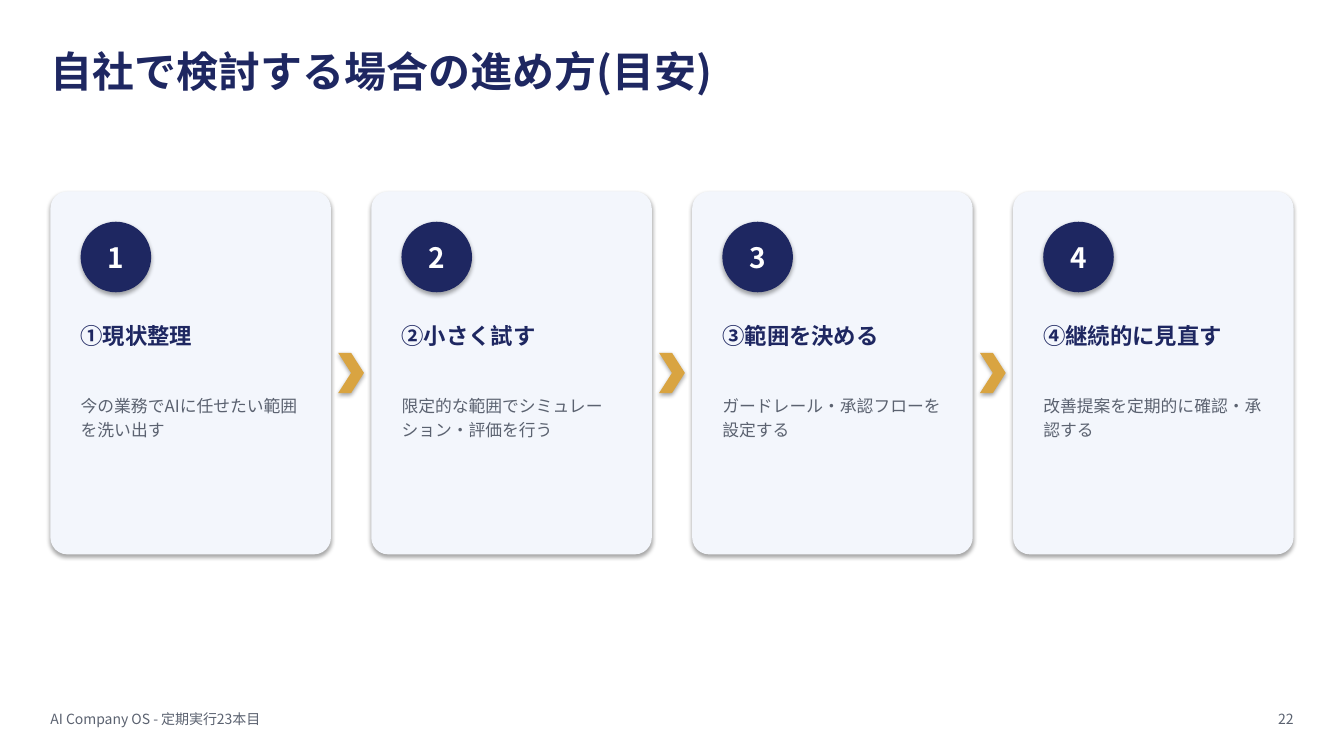
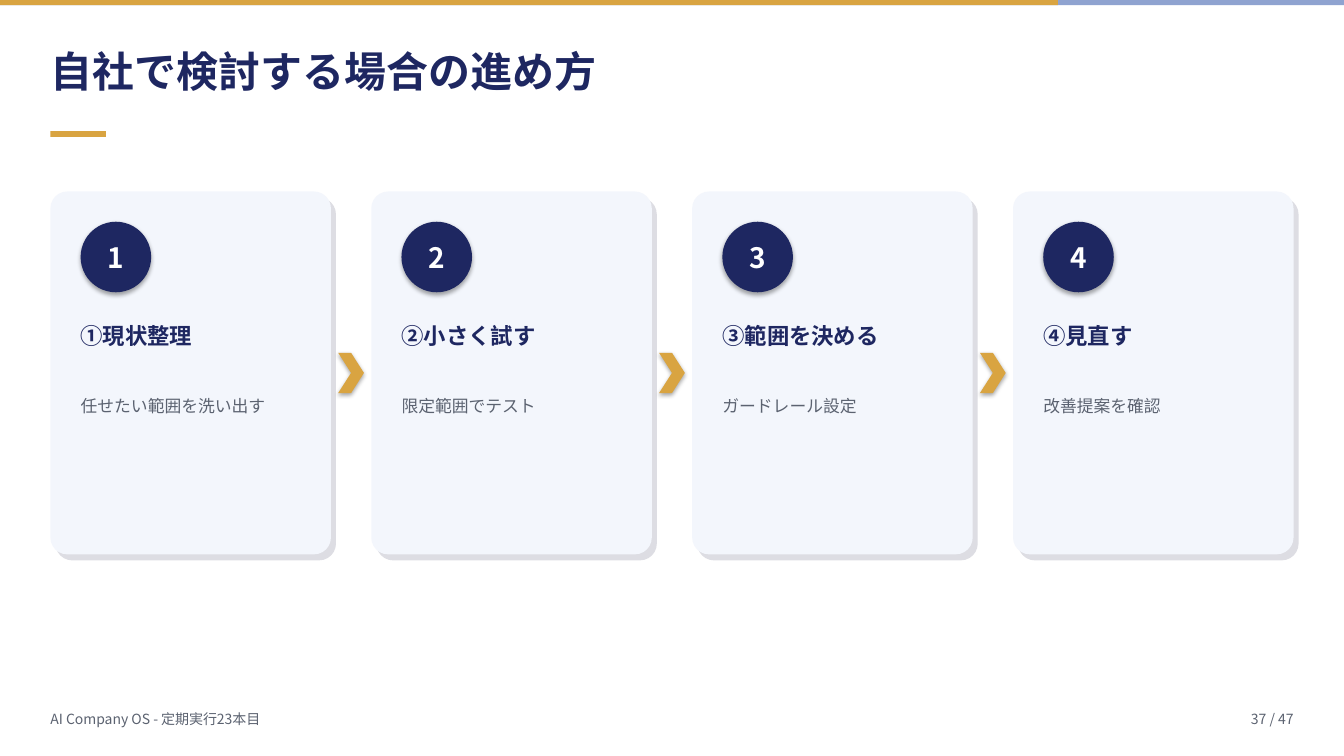
Before and after one commit to mako0120/llm-travel-mvp, a slide deck: slide 37 of ai-company-os/assets/2026-07-23_openai-presence-agent-platform/deck.pptx (slide 22 before the commit). Drawn at 1344x756 pixels with LibreOffice and Linux fonts; fonts in the diff are those of the drawing. Boxes give left, top, right and bottom in pixels: in the first picture for what was removed or moved away, otherwise in the second. Text is boxed around its words. In the diff, an @@ line names an element or a change of style, - is before the commit and + after.

```diff
--- a/ai-company-os/assets/2026-07-23_openai-presence-agent-platform/deck.pptx
+++ b/ai-company-os/assets/2026-07-23_openai-presence-agent-platform/deck.pptx
@@ rectangle added at (x1=0, y1=0, x2=1344, y2=5), fill #8FA3D0 @@
@@ rectangle added at (x1=0, y1=0, x2=1059, y2=5), fill #D9A441 @@
@@ text at (x1=50, y1=51, x2=596, y2=91): text changed @@
-自社で検討する場合の進め方(目安)
+自社で検討する場合の進め方
@@ rectangle added at (x1=50, y1=131, x2=106, y2=137), fill #D9A441 @@
@@ rounded rectangle added at (x1=55, y1=198, x2=336, y2=561), fill #DDDDE3 @@
@@ rounded rectangle added at (x1=376, y1=198, x2=656, y2=561), fill #DDDDE3 @@
@@ rounded rectangle added at (x1=698, y1=198, x2=978, y2=561), fill #DDDDE3 @@
@@ shadow off in 4 elements at (x1=50, y1=192, x2=331, y2=555), (x1=371, y1=192, x2=651, y2=555), (x1=693, y1=192, x2=973, y2=555), (x1=1013, y1=192, x2=1294, y2=555) @@
@@ rounded rectangle added at (x1=1018, y1=198, x2=1299, y2=561), fill #DDDDE3 @@
@@ text at (x1=1043, y1=325, x2=1132, y2=346): text changed @@
-④継続的に見直す
+④見直す
@@ text at (x1=81, y1=398, x2=266, y2=414): text changed @@
-今の業務でAIに任せたい範囲を洗い出す
+任せたい範囲を洗い出す
@@ text at (x1=402, y1=398, x2=536, y2=414): text changed @@
-限定的な範囲でシミュレーション・評価を行う
+限定範囲でテスト
@@ text at (x1=722, y1=398, x2=856, y2=413): text changed @@
-ガードレール・承認フローを設定する
+ガードレール設定
@@ text at (x1=1043, y1=398, x2=1160, y2=414): text changed @@
-改善提案を定期的に確認・承認する
+改善提案を確認
@@ text added at (x1=1251, y1=713, x2=1294, y2=724), 10 pt, text #5B6270 @@
+37 / 47
@@ text removed at (x1=1278, y1=713, x2=1294, y2=724) @@
-22
```
Also in this commit, not shown: 29 other slides changed, 17 slides added, 6 other files.
